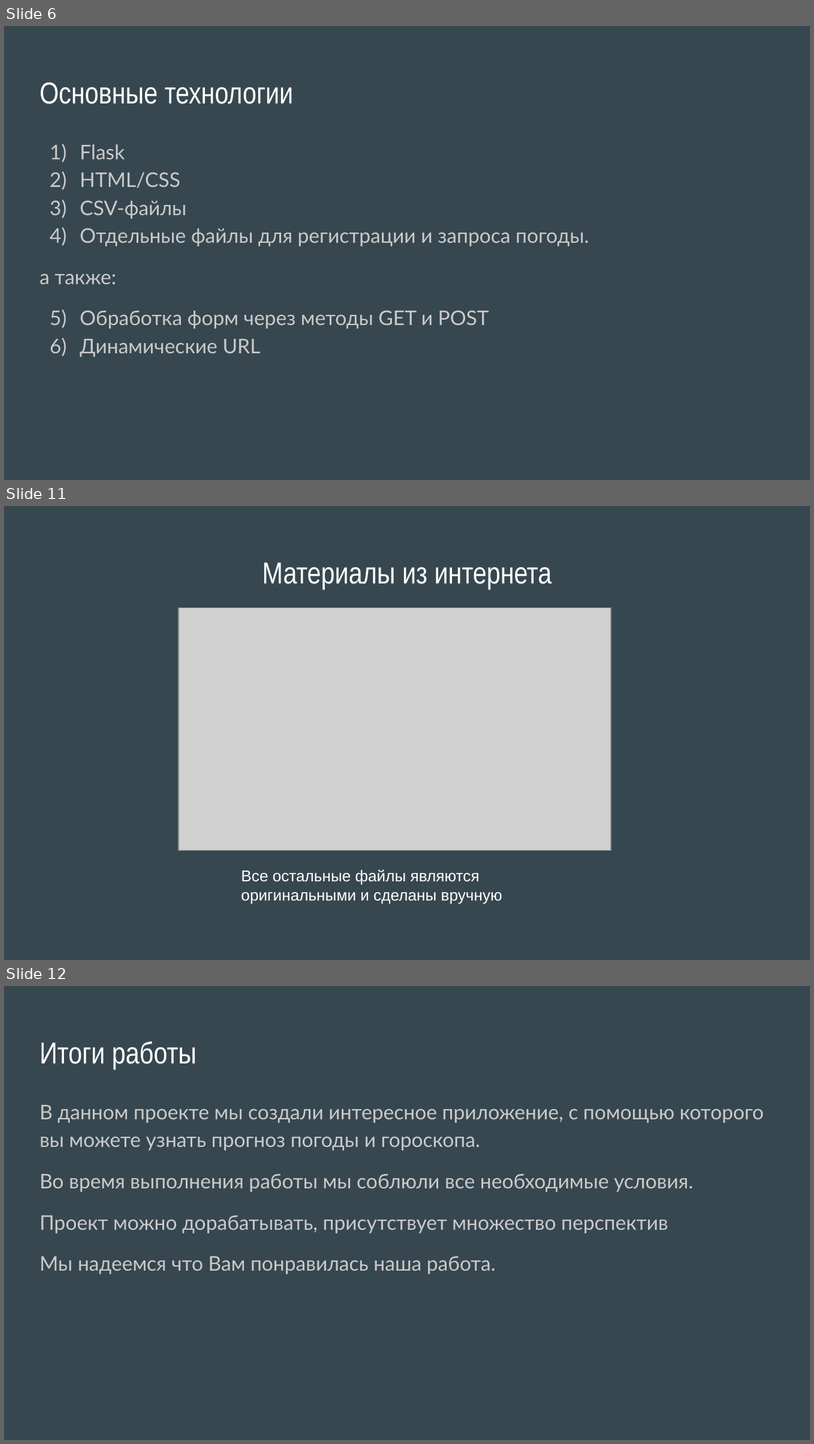
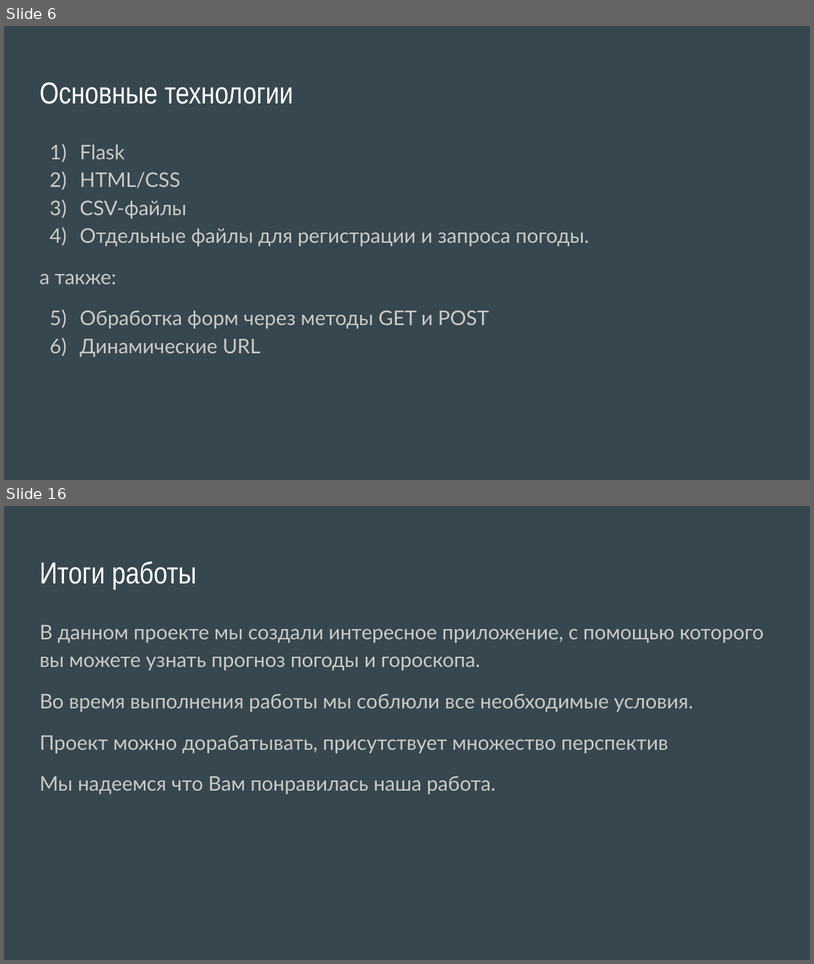
Before and after one commit to Alekseyavlenko/Goroscopic-weather, a slide deck: Goroscopic-weather.pptx. Shown one above the other, each under a label of ours: slides 6, 11 and 12 before the commit, slides 6 and 16 after it; the slides between them are not shown. The pictures are 814x1444 and 814x964 pixels, drawn with LibreOffice and Linux fonts; fonts in the diff are those of the drawing; grey boxes stand for pictures. Boxes give left, top, right and bottom in pixels: in the first picture for what was removed or moved away, otherwise in the second. Text is boxed around its words. In the diff, an @@ line names an element or a change of style, - is before the commit and + after.

```diff
--- a/Goroscopic-weather.pptx
+++ b/Goroscopic-weather.pptx
@@ slide 11 removed at (4, 506, 810, 960), background #37474F @@
@@ title removed at (263, 562, 552, 589) @@
-Материалы из интернета
@@ picture removed at (179, 607, 611, 850) @@
@@ text removed at (241, 869, 503, 904) @@
-Все остальные файлы являются оригинальными и сделаны вручную
@@ what was slide 12 is now slide 16 @@
```
Also in this commit, not shown: 5 slides changed, 6 slides added, 1 other slide removed.
